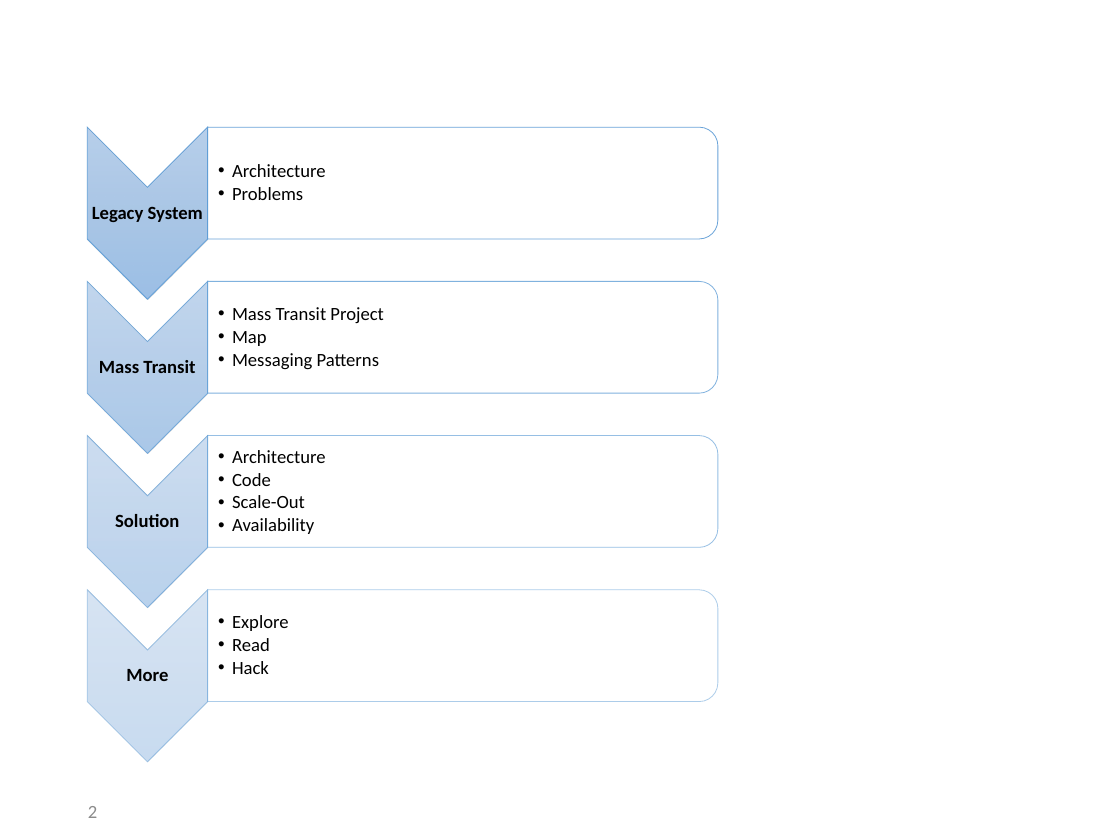
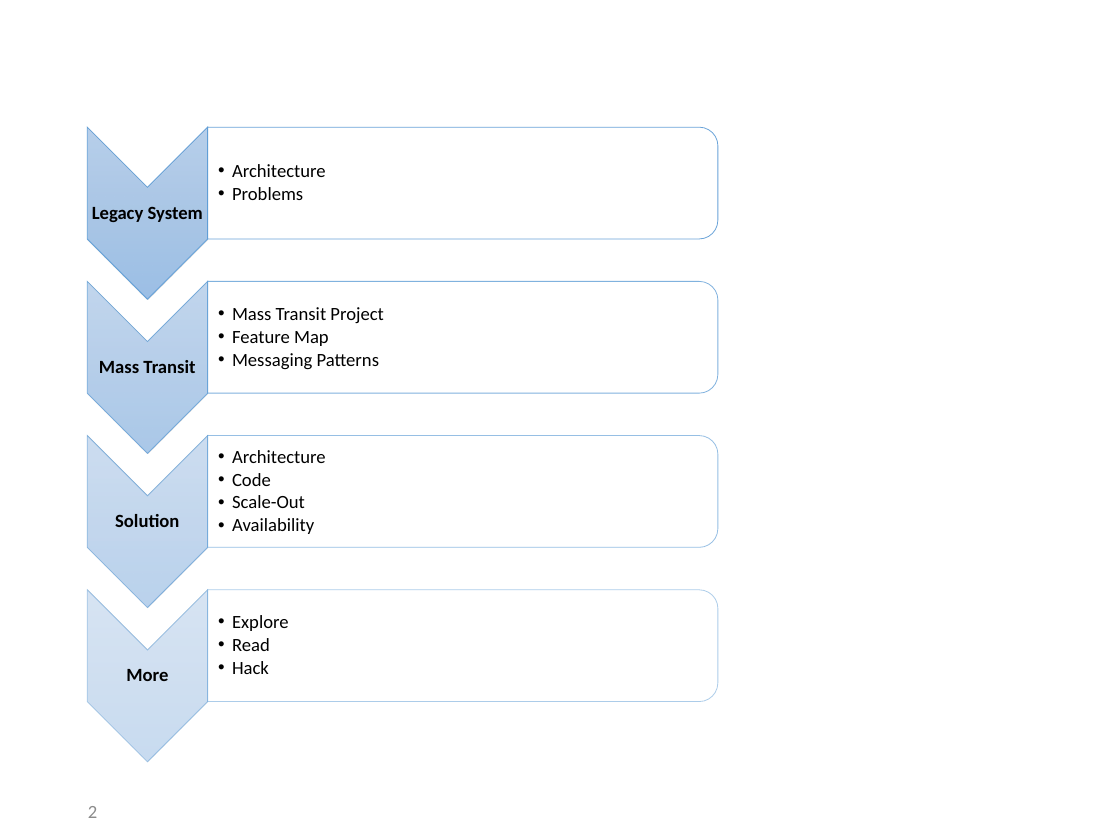
Before and after one commit to amichel/PaymentsGateway.MassTransit.Demo, a slide deck: slide 2 of Presentation/Service Bus Integration Patterns.pptx. Drawn at 1120x840 pixels with LibreOffice and Linux fonts; fonts in the diff are those of the drawing; background and template pictures are left out. Boxes give left, top, right and bottom in pixels: in the first picture for what was removed or moved away, otherwise in the second. Text is boxed around its words. In the diff, an @@ line names an element or a change of style, - is before the commit and + after.

```diff
--- a/Presentation/Service Bus Integration Patterns.pptx
+++ b/Presentation/Service Bus Integration Patterns.pptx
@@ text at (232, 331, 329, 346): text changed @@
-  •• Map
+  •• Feature Map
```
Also in this commit, not shown: 7 other slides changed, 2 other files.
